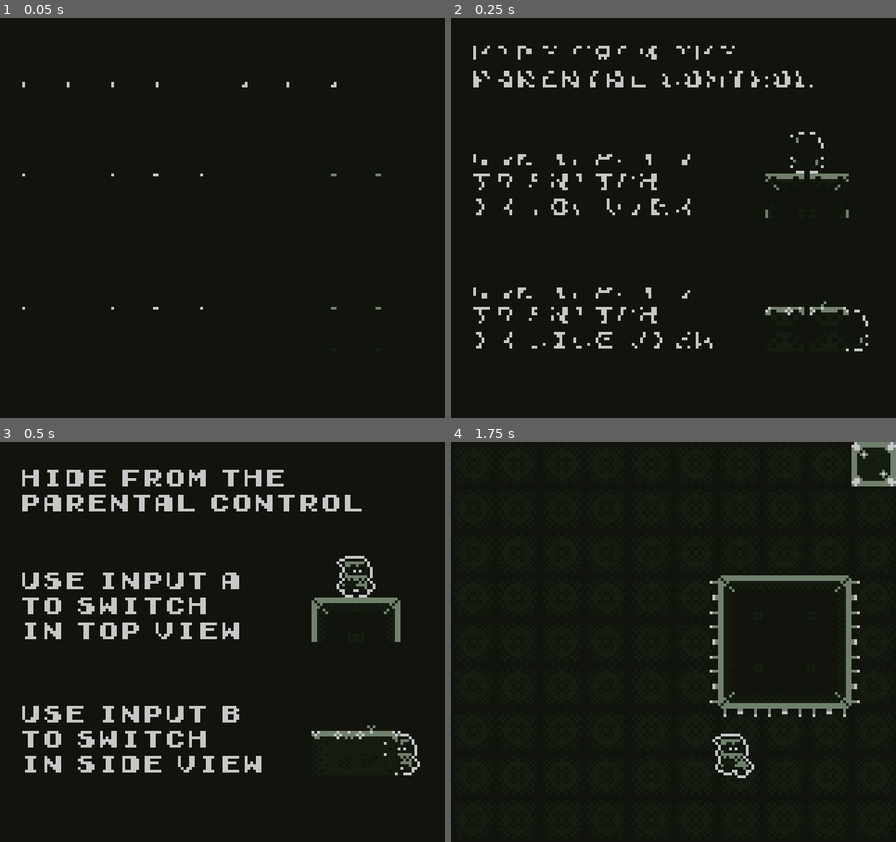
Above: before the commit, frames 1-4 (two rows, left to right).
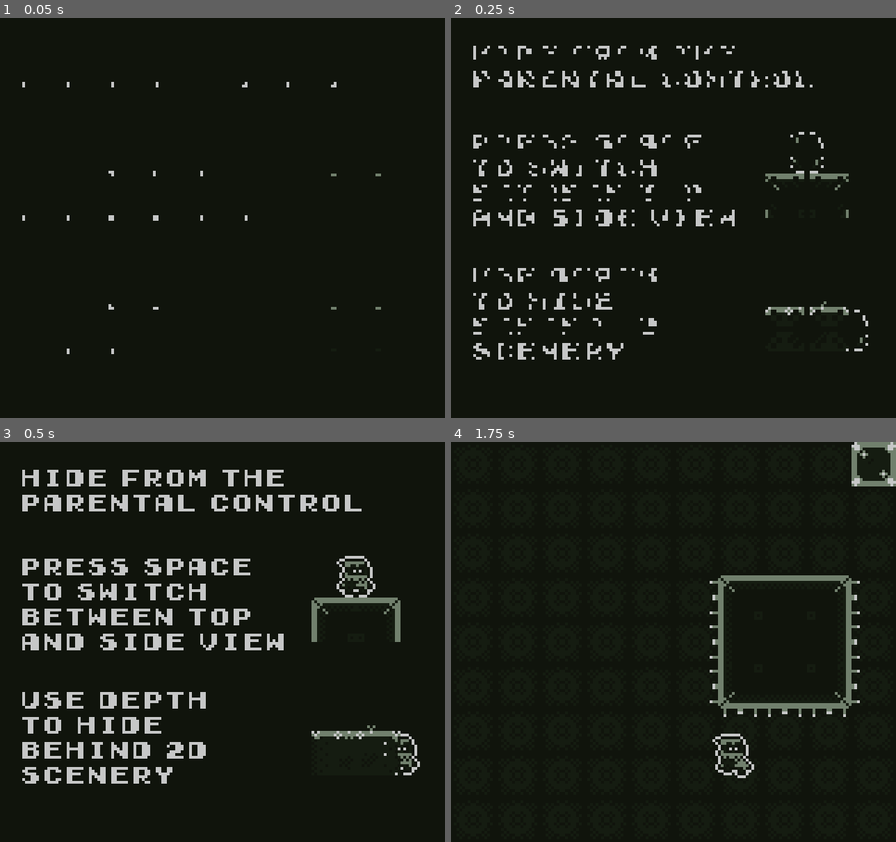
Above: after the commit, the same moments.

Repository: CD-BASH/GBJAM-12
Game: Godot game, scene res://Scenes/Levels/UI/tutorial_level.tscn
Same seed, same stepped clock (60 frames per second), same inputs: the game is played once before the commit and once after it. This scene is started directly instead of the project's main scene. Sound files missing from this copy of the repository are replaced by a short silence.
Inputs (mouse positions are in pixels of both pictures, inside the frame that each line leads up to):
- Up to frame 1 (0.05 s): no input
- Up to frame 2 (0.25 s): no input
- Up to frame 3 (0.5 s): no input
- Up to frame 4 (1.75 s): tap Space at 0.5 s; move the mouse to (771, 622) at 0.52 s; hold D (right_dPad) from 0.53 s (still down); click (771, 622) at 0.6 s; tap W (up_dPad) at 0.77, 1.52 s; move the mouse to (584, 662) at 1.27 s; tap Enter (select_btn) at 1.35 s

The runs differ from the first frame. In frame 1, 0.1% of the frame differs, in the area x 5-56%, y 38-85%; in frame 2, 4.0%; in frame 3, 8.9%, in the area x 5-64%, y 29-86%; in frame 4, nothing differs.

Commit message:
fix: splash screen and icon

Diff:
--- a/Scenes/Levels/UI/tutorial_level.tscn
+++ b/Scenes/Levels/UI/tutorial_level.tscn
@@ -52,11 +52,10 @@
 layout_mode = 0
 offset_left = 8.0
 offset_top = 40.0
-offset_right = 96.76
-offset_bottom = 73.66
+offset_right = 104.0
+offset_bottom = 77.0
 theme_override_constants/line_spacing = -1
-text = "use input a
-to switch in top view"
+text = "Press space to switch between top and side view"
 vertical_alignment = 2
 autowrap_mode = 2
 
@@ -68,8 +67,7 @@
 offset_right = 96.76
 offset_bottom = 121.605
 theme_override_constants/line_spacing = -1
-text = "use input b
-to switch in side view"
+text = "Use depth to hide behind 2d scenery"
 vertical_alignment = 2
 autowrap_mode = 2
 
--- a/icon.svg
+++ b/icon.svg
@@ -1,16 +1,23 @@
 <?xml version="1.0" encoding="UTF-8"?>
-<svg id="Layer_2" xmlns="http://www.w3.org/2000/svg" xmlns:xlink="http://www.w3.org/1999/xlink" viewBox="0 0 128 128">
+<svg xmlns="http://www.w3.org/2000/svg" version="1.1" xmlns:xlink="http://www.w3.org/1999/xlink" viewBox="0 0 128 128">
   <defs>
     <style>
       .cls-1 {
         fill: #210b1b;
       }
+
+      .cls-2 {
+        isolation: isolate;
+      }
     </style>
   </defs>
-  <g id="Layer_2-2" data-name="Layer_2">
-    <rect class="cls-1" width="128" height="128"/>
-  </g>
-  <g id="Layer_1-2" data-name="Layer_1">
-    <image width="17" height="16" transform="translate(12.41 15.44) scale(6.07)" xlink:href="../SPOOKO_16_Idle.png"/>
+  <!-- Generator: Adobe Illustrator 28.7.1, SVG Export Plug-In . SVG Version: 1.2.0 Build 142)  -->
+  <g>
+    <g id="Layer_2">
+      <g id="Layer_2-2">
+        <rect class="cls-1" width="128" height="128"/>
+      </g>
+      <image class="cls-2" width="16" height="16" transform="translate(21.1 21.1) scale(5.4)" xlink:href="icon-1.png"/>
+    </g>
   </g>
 </svg>
--- a/project.godot
+++ b/project.godot
@@ -14,6 +14,7 @@
 run/main_scene="res://Scenes/Levels/UI/splash_screen.tscn"
 config/features=PackedStringArray("4.3", "Forward Plus")
 boot_splash/image="res://Assets/UI/splash_screen_godot-load.png"
+boot_splash/fullsize=false
 config/icon="res://icon.svg"
 
 [autoload]
Not shown, changed: export_presets.cfg
Binary file added: icon-1.png
Not shown, added: icon-1.png.import
